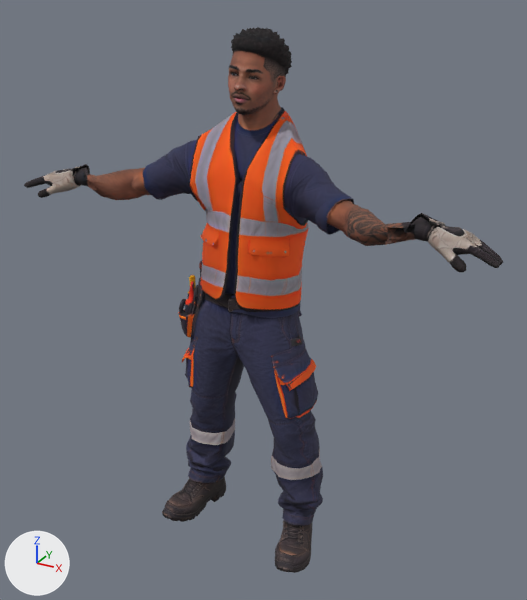
An edit to the glTF model assets/npcs/drew-carvalho.glb, drawn before and after from the same camera.
Both versions are drawn from a camera (50 mm lens) standing at (1.2, -2.072, 1.079) and looking at (0.062, -0.003, 0.044). Every picture has the same lights, and +X, +Y and +Z are marked at lower left. The picture after the commit comes second. Where no turn or scale is listed for an object, it has been applied to the vertices. Vertices at exactly the same position are counted once.

Objects in the first picture: 'drew-carvalho'.
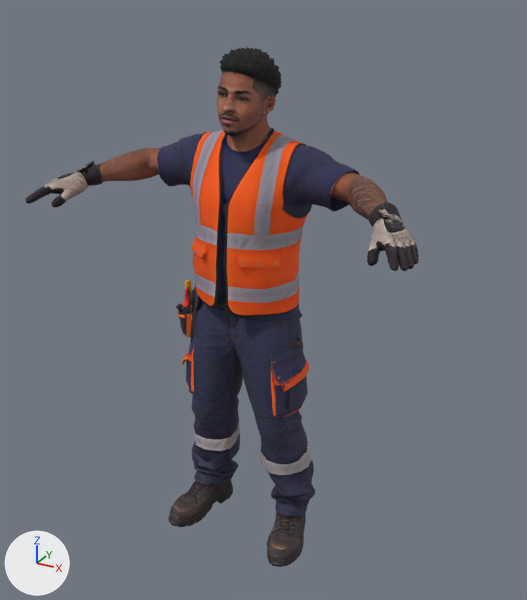
Patch to the scene script:
```diff
--- a/assets/npcs/drew-carvalho.glb.py
+++ b/assets/npcs/drew-carvalho.glb.py
@@ me_drew_carvalho @@
 # used by ob_drew_carvalho; location = (0.0, 0.0, 0.0)
-me_drew_carvalho.from_pydata(...)  # 5496 vertices, 10726 faces; spans x -0.86..0.88, y -0.24..0.26, z -0.94..0.94
+me_drew_carvalho.from_pydata(...)  # 5496 vertices, 10726 faces; spans x -0.68..0.68, y -0.37..0.21, z -0.93..0.89
+# me_drew_carvalho part 1: the loose piece of 40 vertices spanning x -0.24..-0.22, y -0.1..-0.06, z -0.03..0.01 is multiplied about its middle by the matrix ((0.626, 0.014, 0.023), (-0.001, 0.55, -0.302), (-0.026, 0.302, 0.549)), then moved by (0.0, -0.01, 0.0)
+# me_drew_carvalho part 2: the loose piece of 648 vertices spanning x -0.09..0.12, y -0.04..0.17, z 0.76..0.94 is moved by (0.0, -0.07, -0.05)
+# me_drew_carvalho part 3: the loose piece of 123 vertices spanning x -0.27..-0.21, y -0.01..0.04, z -0.02..0.07 is multiplied about its middle by the matrix ((0.929, -0.06, 0.009), (0.061, 0.912, -0.176), (0.002, 0.176, 0.914)), then moved by (0.0, -0.02, -0.01)
+# me_drew_carvalho part 4: the loose piece of 110 vertices spanning x -0.23..-0.2, y -0.05..0.01, z -0.02..0.03 is multiplied about its middle by the matrix ((0.889, -0.003, 0.016), (0.006, 0.877, -0.146), (-0.015, 0.146, 0.877)), then moved by (0.0, -0.02, -0.01)
+# me_drew_carvalho part 5: 4125 of 5496 vertices moved; they spanned x -0.86..0.88, y -0.24..0.26, z -0.94..0.92 and now span x -0.68..0.68, y -0.37..0.21, z -0.93..0.86; mean shift (0.0, -0.04, 0.0); largest move (0.87, -0.17, 0.38) -> (0.65, -0.37, 0.4)
+# other edits to the shape of me_drew_carvalho do not show in these pictures
 me_drew_carvalho.materials.append(mat_drew_carvalho)
```

What differs and where, as boxes (x1, y1, x2, y2) in the pictures (527 x 600 px; the box of a moved part takes in the faces that stretch with it):
'drew-carvalho', reshaped (18% narrower): before (24, 27, 503, 573); after (25, 47, 419, 567)
part 1 of me_drew_carvalho, moved or reshaped: before (179, 299, 186, 313); after (176, 303, 182, 313)
part 2 of me_drew_carvalho, moved or reshaped: before (231, 27, 292, 77); after (220, 47, 282, 97)
part 3 of me_drew_carvalho, moved or reshaped: before (188, 275, 198, 298); after (185, 280, 194, 296)
part 4 of me_drew_carvalho, moved or reshaped: before (193, 288, 198, 300); after (190, 291, 194, 302)
part 5 of me_drew_carvalho, moved or reshaped: before (24, 50, 503, 573); after (25, 70, 419, 567)
